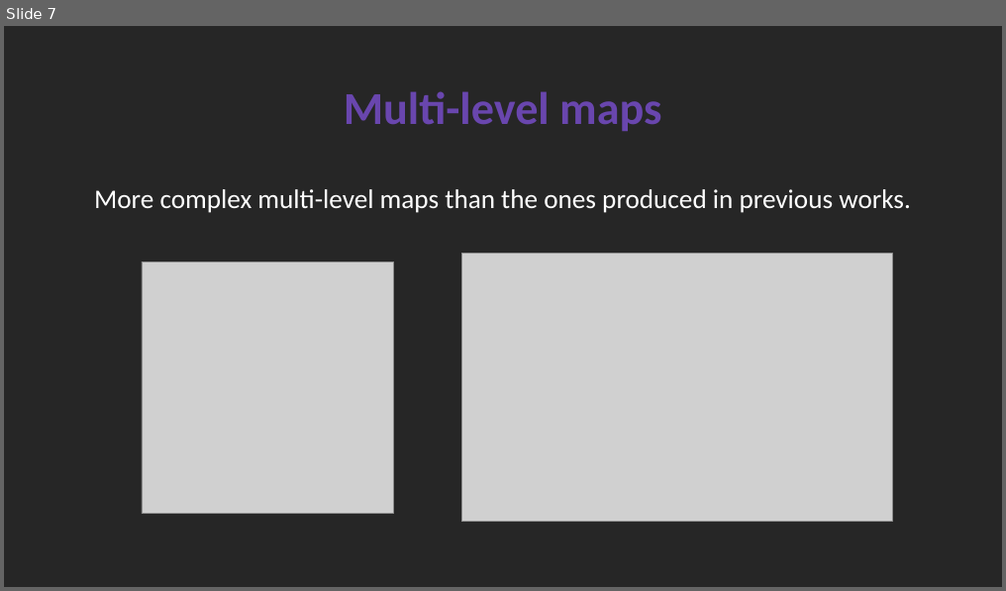
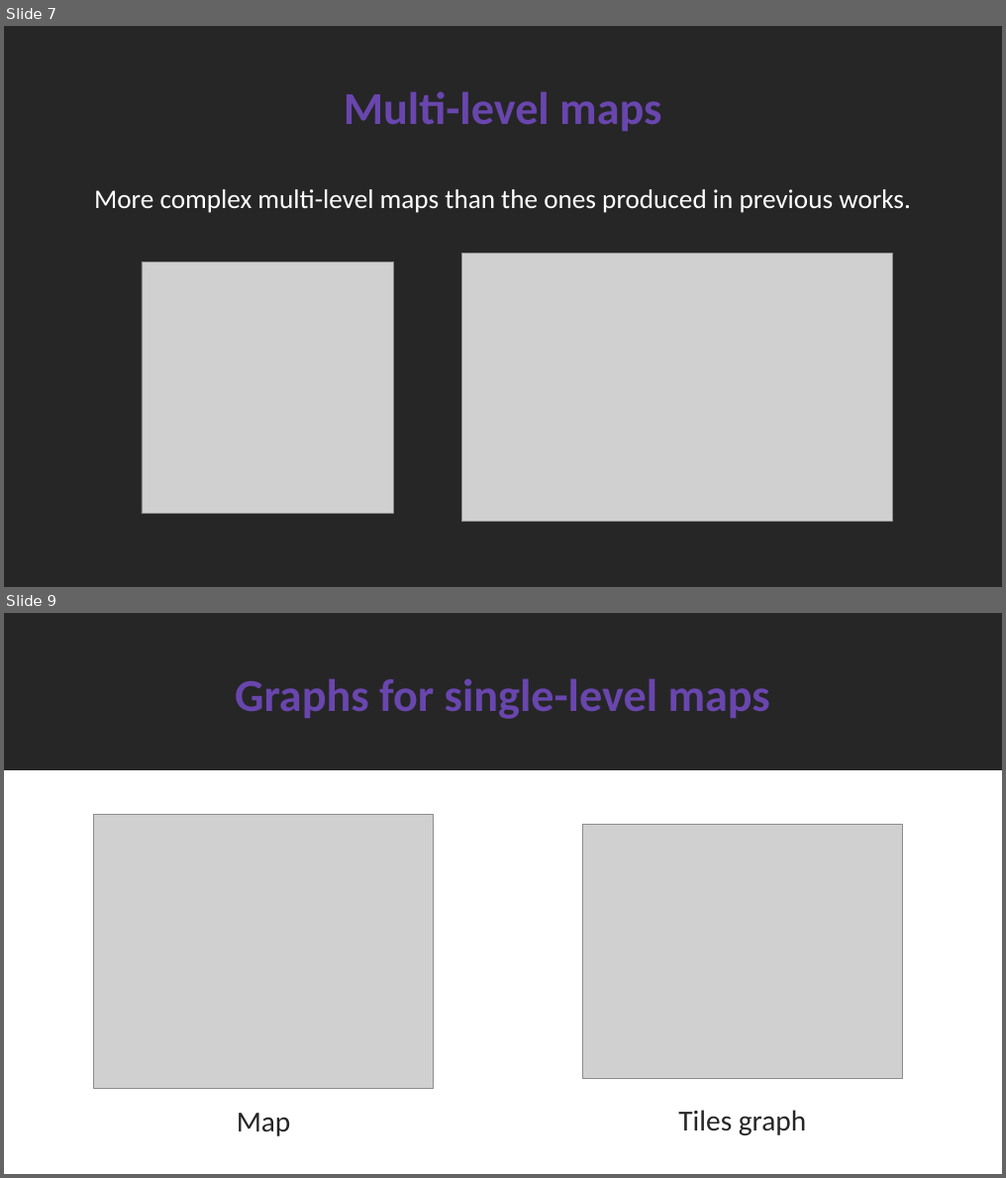
Before and after one commit to SimoDedo/ProjectArena, a slide deck: Presentation/An Online Framework for User-Based Analysis of Maps in First Person Shooters.pptx. Shown one above the other, each under a label of ours: slide 7 before the commit, slides 7 and 9 after it; the slides between them are not shown. The pictures are 1006x591 and 1006x1178 pixels, drawn with LibreOffice and Linux fonts; fonts in the diff are those of the drawing; grey boxes stand for pictures. Boxes give left, top, right and bottom in pixels: in the first picture for what was removed or moved away, otherwise in the second. Text is boxed around its words. In the diff, an @@ line names an element or a change of style, - is before the commit and + after.

```diff
--- a/Presentation/An Online Framework for User-Based Analysis of Maps in First Person Shooters.pptx
+++ b/Presentation/An Online Framework for User-Based Analysis of Maps in First Person Shooters.pptx
@@ slide 9 added at (4,613,1002,1174), background #262626 @@
@@ title added at (235,678,770,719), 44 pt, text #6946AE, bold @@
+Graphs for single-level maps
@@ rectangle added at (4,771,1002,1174), fill #FFFFFF, outline #FFFFFF 1 pt @@
@@ picture added at (94,814,434,1088) @@
@@ picture added at (583,824,902,1079) @@
@@ text added at (237,1113,291,1137), 28 pt, text #262626 @@
+Map
@@ text added at (678,1110,806,1136), 28 pt, text #262626 @@
+Tiles graph
```
Also in this commit, not shown: 1 slide changed, 4 other slides added, 6 other files.
